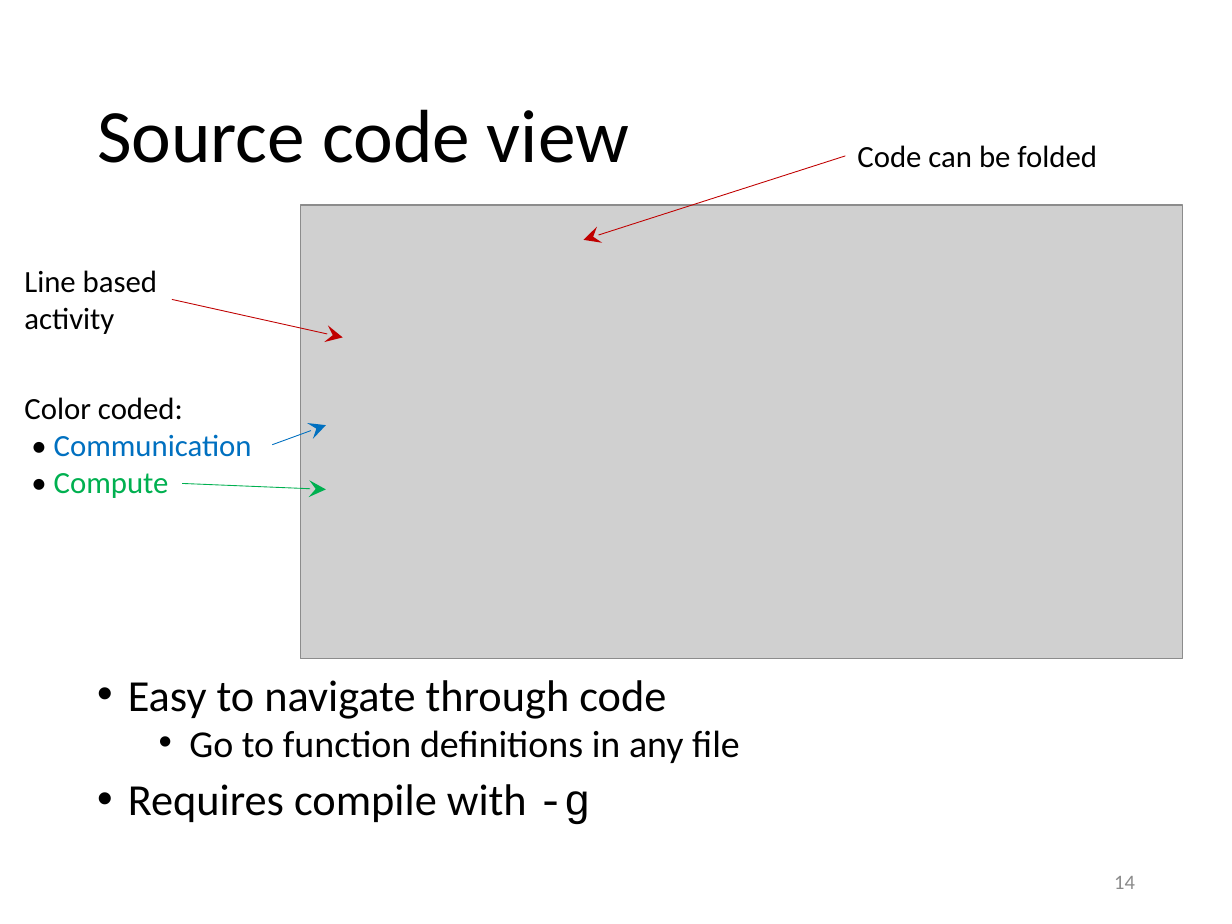
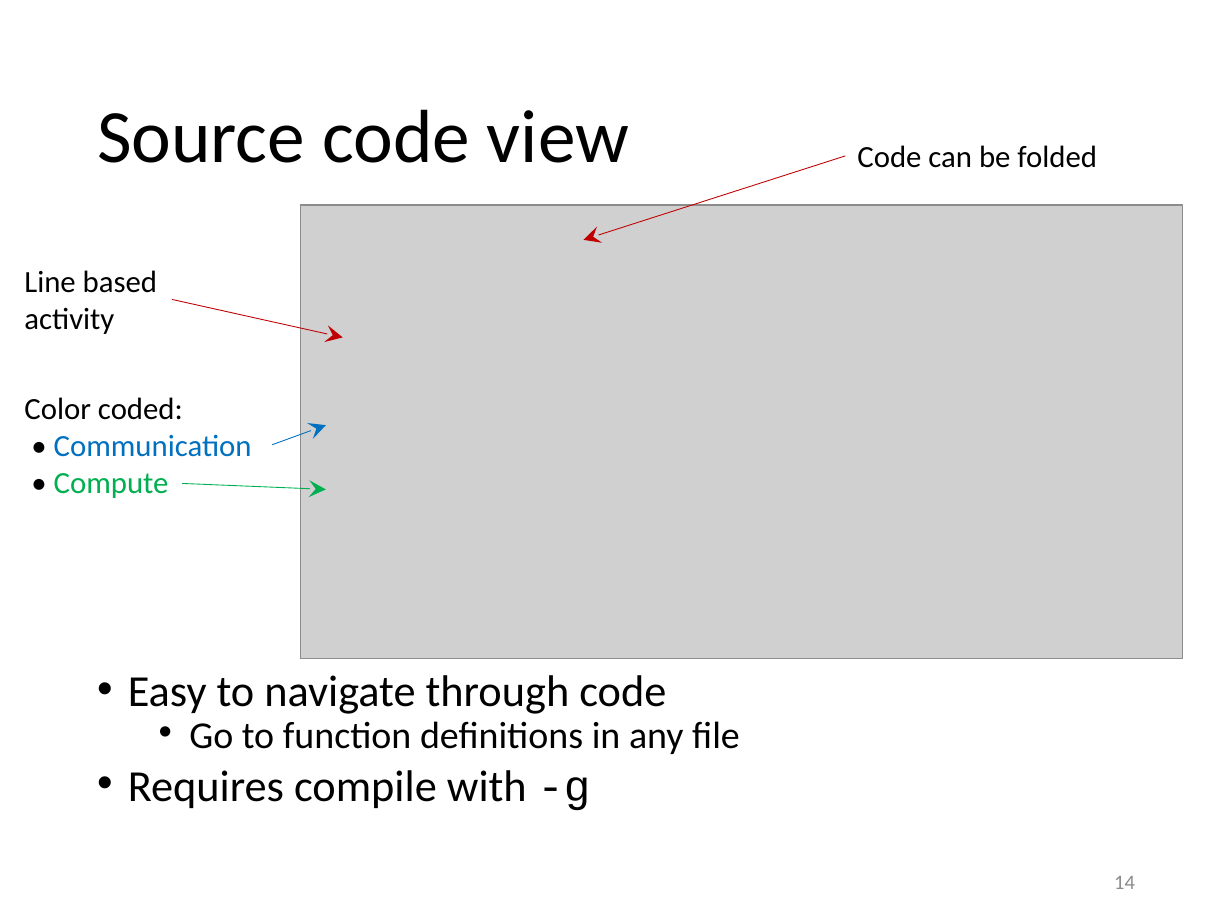
Before and after one commit to gjbex/Code-optimization, a slide deck: slide 14 of arm-map/allinea_map.pptx. Drawn at 1232x924 pixels with LibreOffice and Linux fonts; fonts in the diff are those of the drawing; grey boxes stand for pictures. Boxes give left, top, right and bottom in pixels: in the first picture for what was removed or moved away, otherwise in the second. Text is boxed around its words. In the diff, an @@ line names an element or a change of style, - is before the commit and + after.

```diff
--- a/arm-map/allinea_map.pptx
+++ b/arm-map/allinea_map.pptx
@@ text "Easy to navigate through code" at bbox=[128, 675, 740, 810]: line spacing 0.8 to 0.7 @@
```
Also in this commit, not shown: 2 other slides changed.
